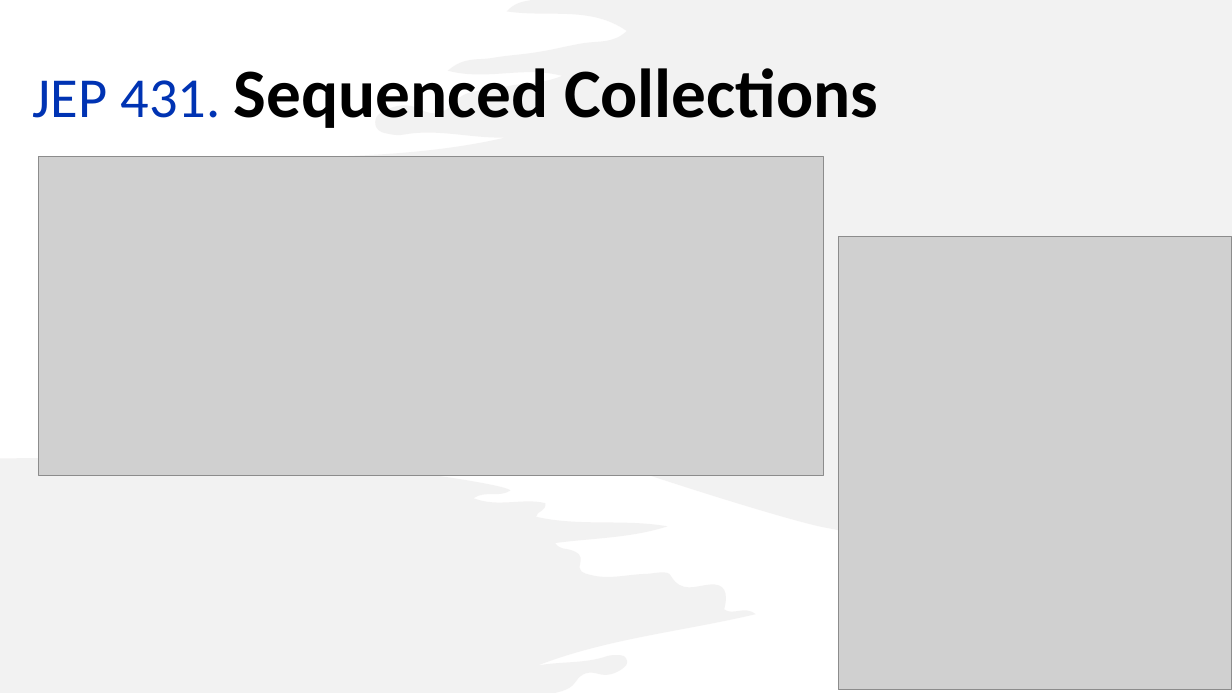
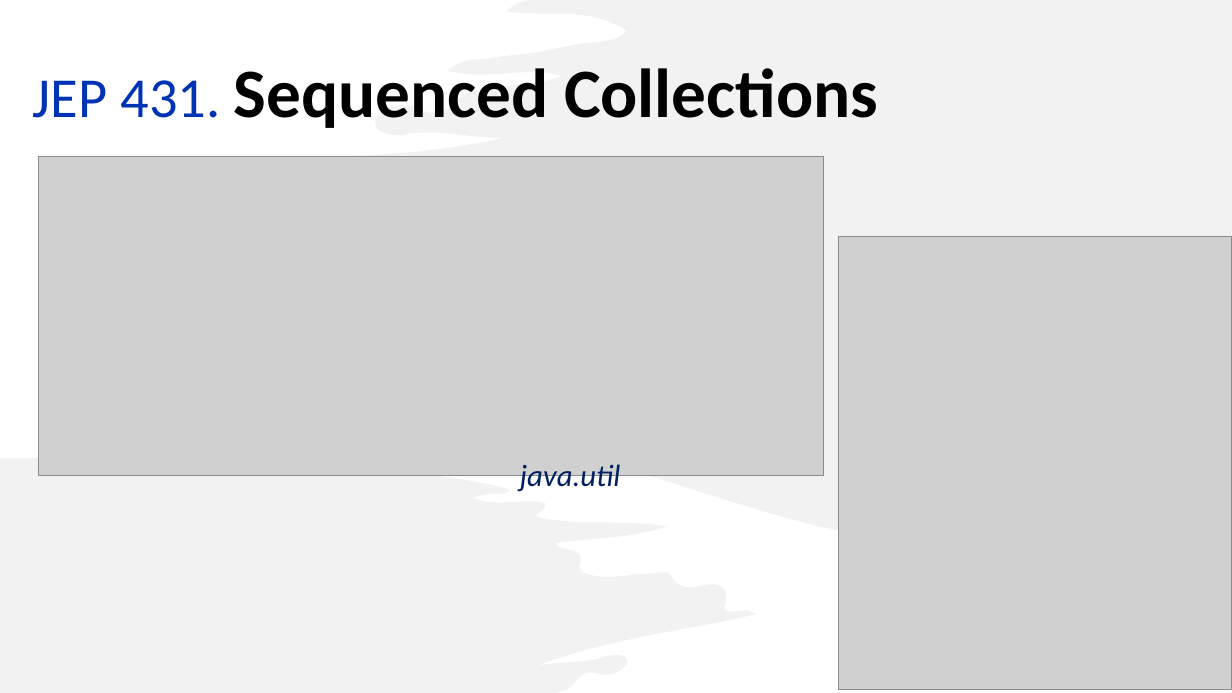
Before and after one commit to iuliana/jdk21-parent-project, a slide deck: slide 12 of Java21-Presentation.pptx. Drawn at 1232x693 pixels with LibreOffice and Linux fonts; fonts in the diff are those of the drawing; grey boxes stand for pictures. Boxes give left, top, right and bottom in pixels: in the first picture for what was removed or moved away, otherwise in the second. Text is boxed around its words. In the diff, an @@ line names an element or a change of style, - is before the commit and + after.

```diff
--- a/Java21-Presentation.pptx
+++ b/Java21-Presentation.pptx
@@ text added at [520, 464, 621, 494], 24 pt, text #002060, italic @@
+java.util
```
Also in this commit, not shown: 3 other slides changed, 3 other files.
